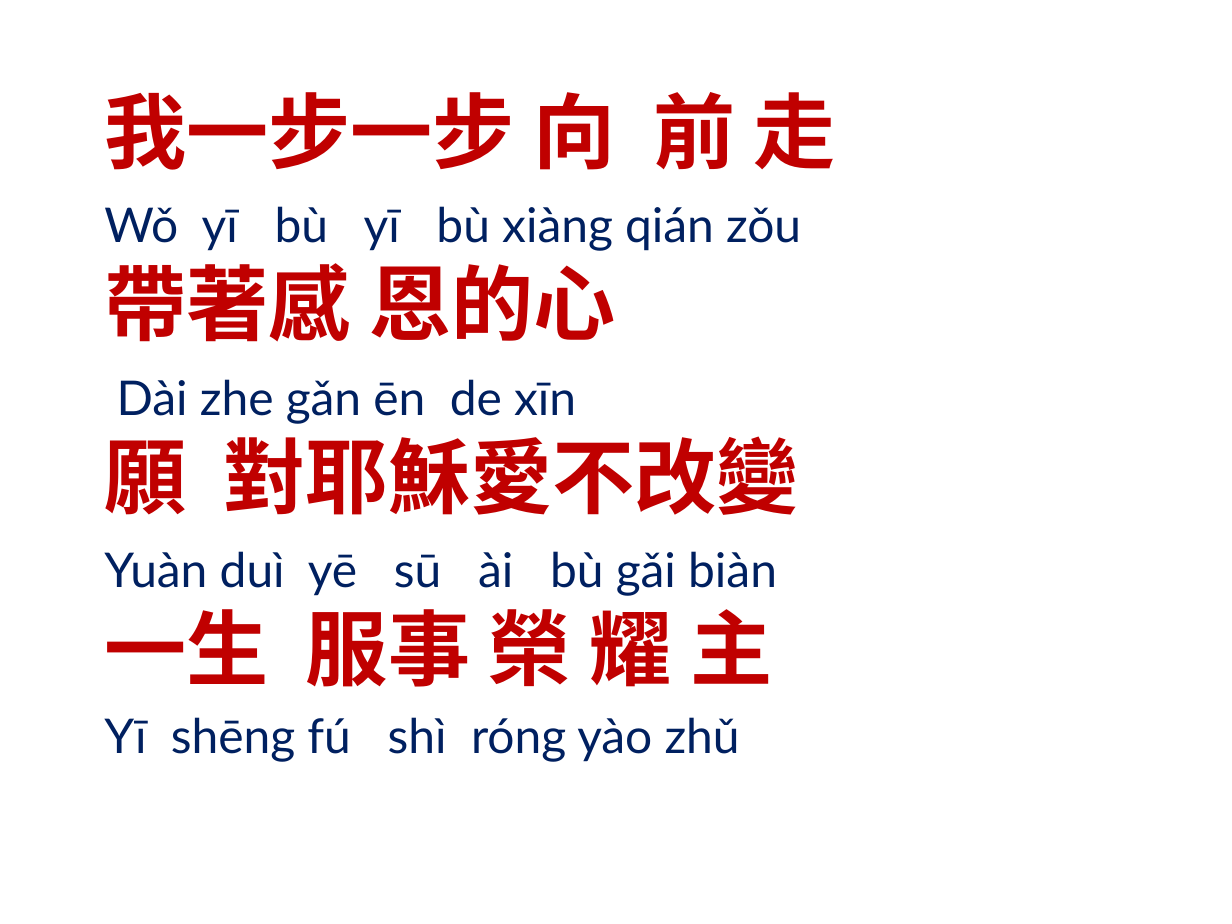
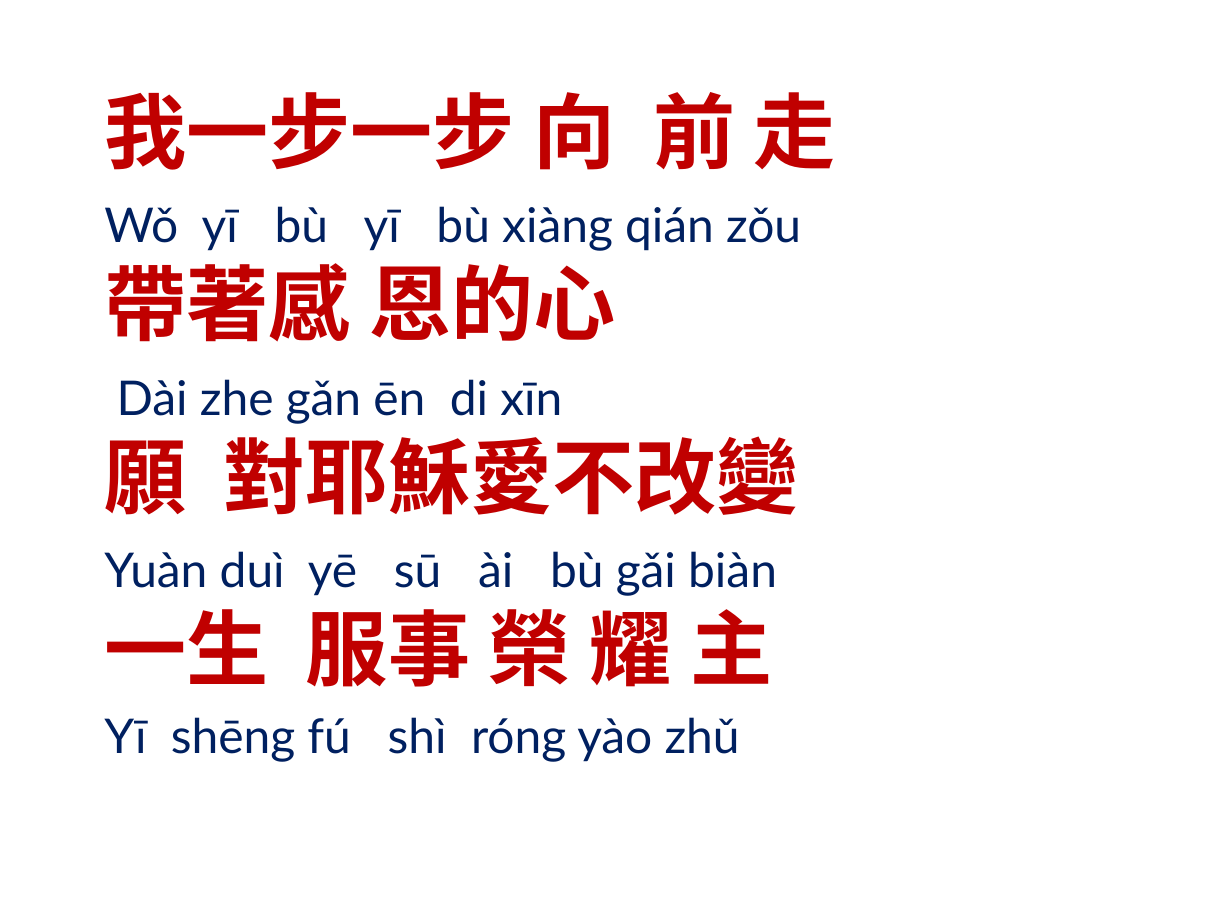
Before and after one commit to batisuoc/free-school-class, a slide deck: slide 5 of chinese/5yue爸爸媽媽的愛.pptx (slide 11 before the commit). Drawn at 1232x924 pixels with LibreOffice and Linux fonts; fonts in the diff are those of the drawing; background and template pictures are left out. Boxes give left, top, right and bottom in pixels: in the first picture for what was removed or moved away, otherwise in the second. Text is boxed around its words. In the diff, an @@ line names an element or a change of style, - is before the commit and + after.

```diff
--- a/chinese/5yue爸爸媽媽的愛.pptx
+++ b/chinese/5yue爸爸媽媽的愛.pptx
@@ subtitle at [104,379,799,515]: text changed @@
-Dài zhe gǎn ēn de xīn
-願 對耶穌愛不改變
+Dài zhe gǎn ēn di xīn
+願 對耶穌愛不改變
```
Also in this commit, not shown: 4 other slides changed, 1 other file.
